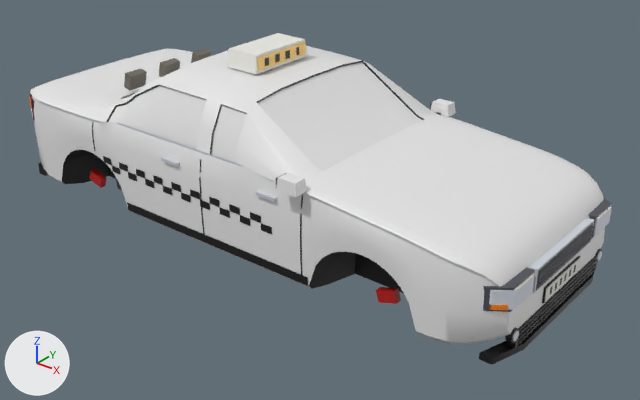
The glTF model public/models/cars/taxi-hi.glb, before and after one commit.
Both versions are drawn from a 50 mm lens placed at (1.409, -1.631, 1.152), pointed at (0.084, 0.026, 0.125). Lighting does not change. The marker at lower left points along +X, +Y and +Z. The first picture is the older version. Vertices at exactly the same position are counted once.

The first picture shows 'detail', 'glass', 'paint'.
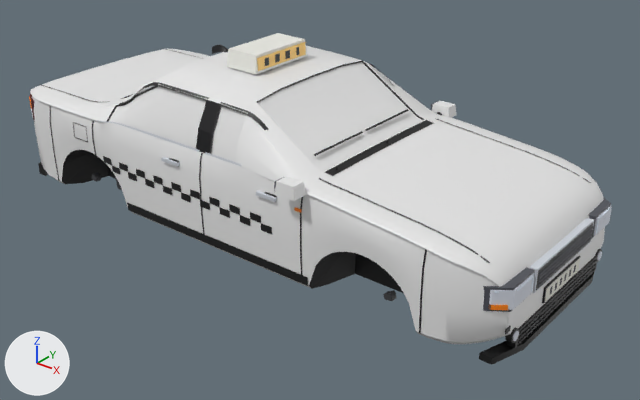
Location of each change, (x1, y1, x2, y2) in pixels of the pictures (640 x 400 px; the box of a moved part takes in the faces that stretch with it):
part 1 of me_car_taxi_detail_hi, added
    after: (383, 290, 397, 301)
part 2 of me_car_taxi_detail_hi, moved or reshaped (not visible afterwards)
    before: (124, 68, 147, 91)
part 3 of me_car_taxi_detail_hi, moved or reshaped (not visible afterwards)
    before: (159, 58, 180, 77)
part 4 of me_car_taxi_detail_hi, moved or reshaped (not visible afterwards)
    before: (191, 48, 212, 63)
part 5 of me_car_taxi_detail_hi, moved or reshaped (not visible afterwards)
    before: (89, 169, 106, 188)
part 6 of me_car_taxi_detail_hi, moved or reshaped (not visible before)
    after: (365, 109, 409, 131)
part 7 of me_car_taxi_detail_hi, moved or reshaped
    before: (376, 287, 401, 304)
    after: (314, 131, 363, 156)
part 8 of me_car_taxi_detail_hi, built on
    before: (92, 99, 441, 275)
    after: (41, 45, 599, 333)
part 9 of me_car_taxi_detail_hi, recoloured
    both: (494, 208, 610, 292)
part 10 of me_car_taxi_paint_hi, moved or reshaped
    before: (431, 99, 456, 117)
    after: (432, 101, 457, 118)
part 11 of me_car_taxi_paint_hi, moved or reshaped
    before: (196, 100, 307, 197)
    after: (274, 176, 306, 201)

Edits to the bpy script that builds the scene:
```text
Change me_car_taxi_detail_hi:
    used by ob_detail; location = (0.0, 0.0, 0.0)
    remove me_car_taxi_detail_hi.from_pydata(...)  # 2013 vertices, 3044 faces; spans x -0.81..0.79, y -0.33..0.33, z 0.07..0.53
    add me_car_taxi_detail_hi.from_pydata(...)  # 2631 vertices, 3836 faces; spans x -0.81..0.79, y -0.33..0.33, z 0.06..0.53
    me_car_taxi_detail_hi part 1: the loose piece of 16 vertices spanning x 0.73..0.78, y -0.26..-0.16, z 0.24 is copied, and the copy is multiplied about its middle by the matrix ((0.015, 0.047, -0.15), (0.155, -0.03, 0.006), (-0.027, -0.148, -0.049)), then moved by (-0.26, -0.04, -0.11); it spans x 0.49..0.51, y -0.26..-0.24, z 0.11..0.14
    me_car_taxi_detail_hi part 2: the loose piece of 8 vertices spanning x -0.46..-0.43, y -0.15..-0.1, z 0.37..0.41 is moved by (0.02, 0.0, -0.07)
    me_car_taxi_detail_hi part 3: the loose piece of 8 vertices spanning x -0.46..-0.43, y -0.03..0.03, z 0.37..0.41 is moved by (0.02, 0.0, -0.07)
    me_car_taxi_detail_hi part 4: the loose piece of 8 vertices spanning x -0.46..-0.43, y 0.1..0.15, z 0.37..0.41 is moved by (0.02, 0.0, -0.07)
    me_car_taxi_detail_hi part 5: the loose piece of 8 vertices spanning x -0.52..-0.47, y -0.26..-0.24, z 0.1..0.14 is scaled about its middle by (-0.0186, 1.38, 0.17), then moved by (-0.28, 0.25, 0.09)
    me_car_taxi_detail_hi part 6: the loose piece of 8 vertices spanning x 0.47..0.52, y 0.24..0.26, z 0.1..0.14 is scaled about its middle by (0.0687, 10.4, -0.139), then moved by (-0.25, -0.15, 0.24)
    me_car_taxi_detail_hi part 7: the loose piece of 8 vertices spanning x 0.47..0.52, y -0.26..-0.24, z 0.1..0.14 is scaled about its middle by (0.0687, 10.4, -0.139), then moved by (-0.25, 0.15, 0.24)
    me_car_taxi_detail_hi part 8: 44 vertices moved from x -0.42..0.29, y -0.33..0.33, z 0.22..0.36 to x -0.42..0.29, y -0.33..0.33, z 0.19..0.35; 63 vertices removed from x -0.52..0.77, y -0.31..0.31, z 0.1..0.34; 441 vertices added at x -0.74..0.78, y -0.3..0.3, z 0.1..0.5
    me_car_taxi_detail_hi part 9: 56 kept faces spanning x 0.73..0.78, y -0.26..0.26, z 0.24 get new vertex colours; the middle colour goes from beige #fff0c7 to pale blue #e6f2ff
    other edits to the shape of me_car_taxi_detail_hi do not show in these pictures
Change me_car_taxi_paint_hi:
    used by ob_paint; location = (0.0, 0.0, 0.0)
    remove me_car_taxi_paint_hi.from_pydata(...)  # 1061 vertices, 1932 faces; spans x -0.78..0.78, y -0.33..0.33, z 0.07..0.48
    add me_car_taxi_paint_hi.from_pydata(...)  # 1057 vertices, 1924 faces; spans x -0.78..0.78, y -0.33..0.33, z 0.07..0.48
    me_car_taxi_paint_hi part 10: 4 vertices moved from x 0.25..0.3, y 0.29..0.33, z 0.33..0.36 to x 0.25..0.3, y 0.3..0.33, z 0.32..0.36; 6 vertices removed from x -0.05..0.3, y 0.27..0.33, z 0.33..0.39; 4 vertices added at x 0.25..0.3, y 0.3..0.33, z 0.32..0.36
    me_car_taxi_paint_hi part 11: 4 vertices moved from x 0.25..0.3, y -0.33..-0.29, z 0.33..0.36 to x 0.25..0.3, y -0.33..-0.3, z 0.32..0.36; 6 vertices removed from x -0.05..0.3, y -0.33..-0.27, z 0.33..0.39; 4 vertices added at x 0.25..0.3, y -0.33..-0.3, z 0.32..0.36
```
